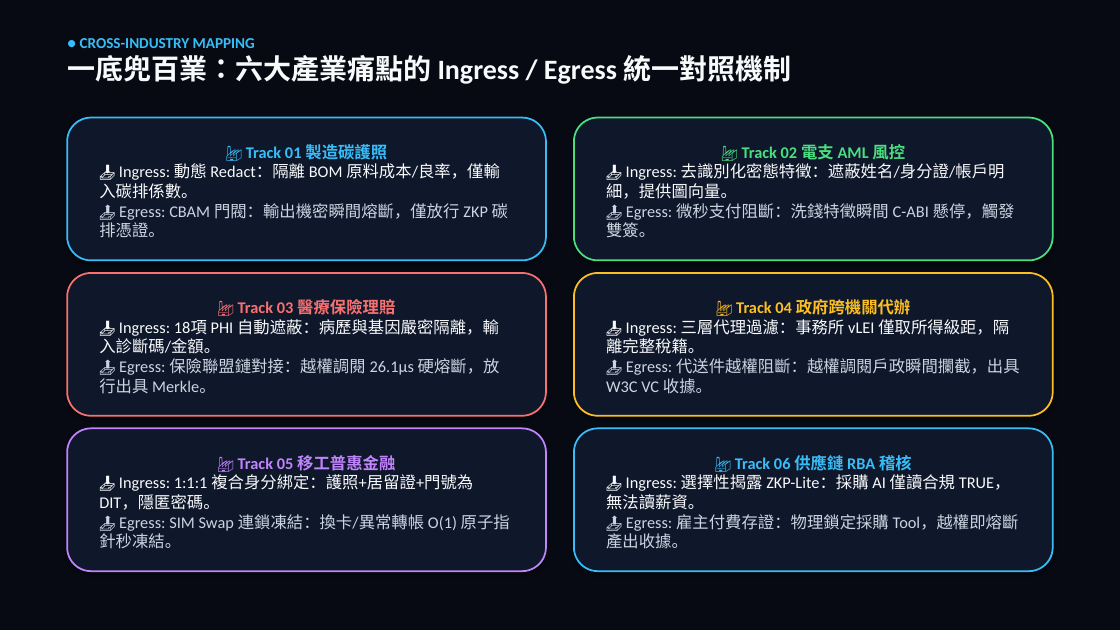
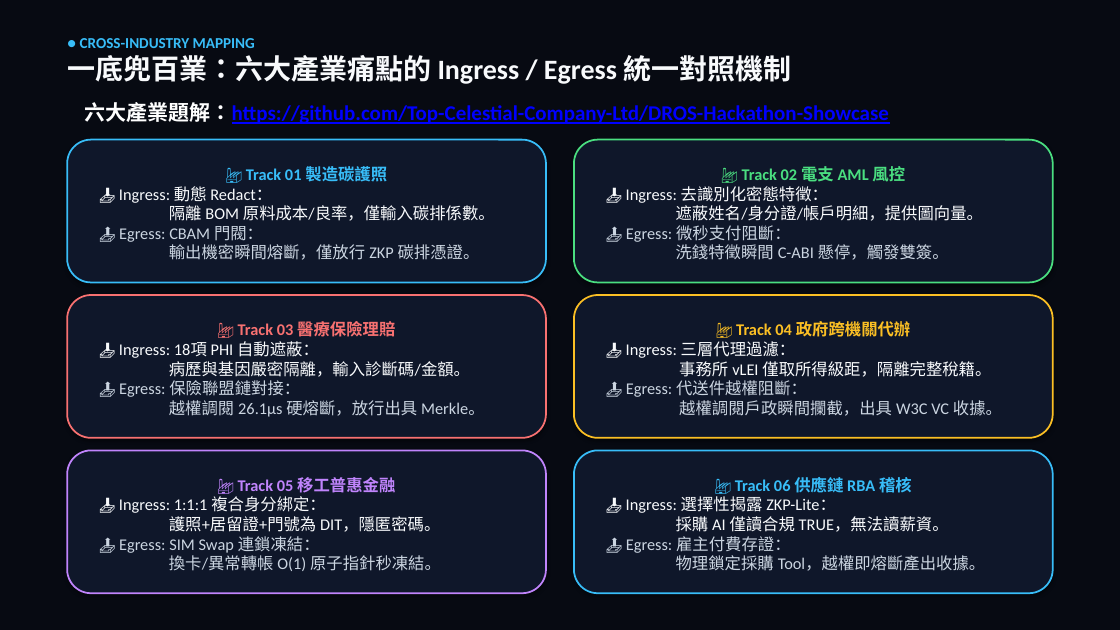
Before and after one commit to Top-Celestial-Company-Ltd/DROS-Hackathon-Showcase, a slide deck: slide 7 of B1_12_DROS(DeterministicRuntimeOS).pptx. Drawn at 1120x630 pixels with LibreOffice and Linux fonts; fonts in the diff are those of the drawing. Boxes give left, top, right and bottom in pixels: in the first picture for what was removed or moved away, otherwise in the second. Text is boxed around its words. In the diff, an @@ line names an element or a change of style, - is before the commit and + after.

Commit message:
docs: finalize showcase submission with PDF only, PPTX, MP4 and double-click instructions

```diff
--- a/B1_12_DROS(DeterministicRuntimeOS).pptx
+++ b/B1_12_DROS(DeterministicRuntimeOS).pptx
@@ text added at bbox=[85, 102, 889, 124], 18 pt, text #0000FF, bold, underline @@
+六大產業題解：https://github.com/Top-Celestial-Company-Ltd/DROS-Hackathon-Showcase
@@ text in rounded rectangle at bbox=[119, 186, 495, 260]: text changed @@
-📥 Ingress: 動態 Redact：隔離 BOM 原料成本/良率，僅輸入碳排係數。
-📤 Egress: CBAM 門閥：輸出機密瞬間熔斷，僅放行 ZKP 碳排憑證。
+📥 Ingress: 動態 Redact：
+隔離 BOM 原料成本/良率，僅輸入碳排係數。
+📤 Egress: CBAM 門閥：
+輸出機密瞬間熔斷，僅放行 ZKP 碳排憑證。
@@ text in rounded rectangle at bbox=[626, 186, 983, 260]: text changed @@
-📥 Ingress: 去識別化密態特徵：遮蔽姓名/身分證/帳戶明細，提供圖向量。
-📤 Egress: 微秒支付阻斷：洗錢特徵瞬間 C-ABI 懸停，觸發雙簽。
+📥 Ingress: 去識別化密態特徵：
+遮蔽姓名/身分證/帳戶明細，提供圖向量。
+📤 Egress: 微秒支付阻斷：
+洗錢特徵瞬間 C-ABI 懸停，觸發雙簽。
@@ text in rounded rectangle at bbox=[119, 341, 485, 417]: text changed @@
-📥 Ingress: 18項 PHI 自動遮蔽：病歷與基因嚴密隔離，輸入診斷碼/金額。
-📤 Egress: 保險聯盟鏈對接：越權調閱 26.1μs 硬熔斷，放行出具 Merkle。
+📥 Ingress: 18項 PHI 自動遮蔽：
+病歷與基因嚴密隔離，輸入診斷碼/金額。
+📤 Egress: 保險聯盟鏈對接：
+越權調閱 26.1μs 硬熔斷，放行出具 Merkle。
@@ text in rounded rectangle at bbox=[626, 341, 1002, 416]: text changed @@
-📥 Ingress: 三層代理過濾：事務所 vLEI 僅取所得級距，隔離完整稅籍。
-📤 Egress: 代送件越權阻斷：越權調閱戶政瞬間攔截，出具 W3C VC 收據。
+📥 Ingress: 三層代理過濾：
+事務所 vLEI 僅取所得級距，隔離完整稅籍。
+📤 Egress: 代送件越權阻斷：
+越權調閱戶政瞬間攔截，出具 W3C VC 收據。
@@ 6 rounded rectangles: place and size @@
-6 rounded rectangles at bbox=[67, 118, 1053, 571]
+6 rounded rectangles at bbox=[67, 139, 1053, 593]
@@ text in rounded rectangle at bbox=[119, 496, 441, 571]: text changed @@
-📥 Ingress: 1:1:1 複合身分綁定：護照+居留證+門號為 DIT，隱匿密碼。
-📤 Egress: SIM Swap 連鎖凍結：換卡/異常轉帳 O(1) 原子指針秒凍結。
+📥 Ingress: 1:1:1 複合身分綁定：
+護照+居留證+門號為 DIT，隱匿密碼。
+📤 Egress: SIM Swap 連鎖凍結：
+換卡/異常轉帳 O(1) 原子指針秒凍結。
@@ text in rounded rectangle at bbox=[626, 496, 986, 571]: text changed @@
-📥 Ingress: 選擇性揭露 ZKP-Lite：採購 AI 僅讀合規 TRUE，無法讀薪資。
-📤 Egress: 雇主付費存證：物理鎖定採購 Tool，越權即熔斷產出收據。
+📥 Ingress: 選擇性揭露 ZKP-Lite：
+採購 AI 僅讀合規 TRUE，無法讀薪資。
+📤 Egress: 雇主付費存證：
+物理鎖定採購 Tool，越權即熔斷產出收據。
```
Also in this commit, not shown: 3 other slides changed, 5 other files.
